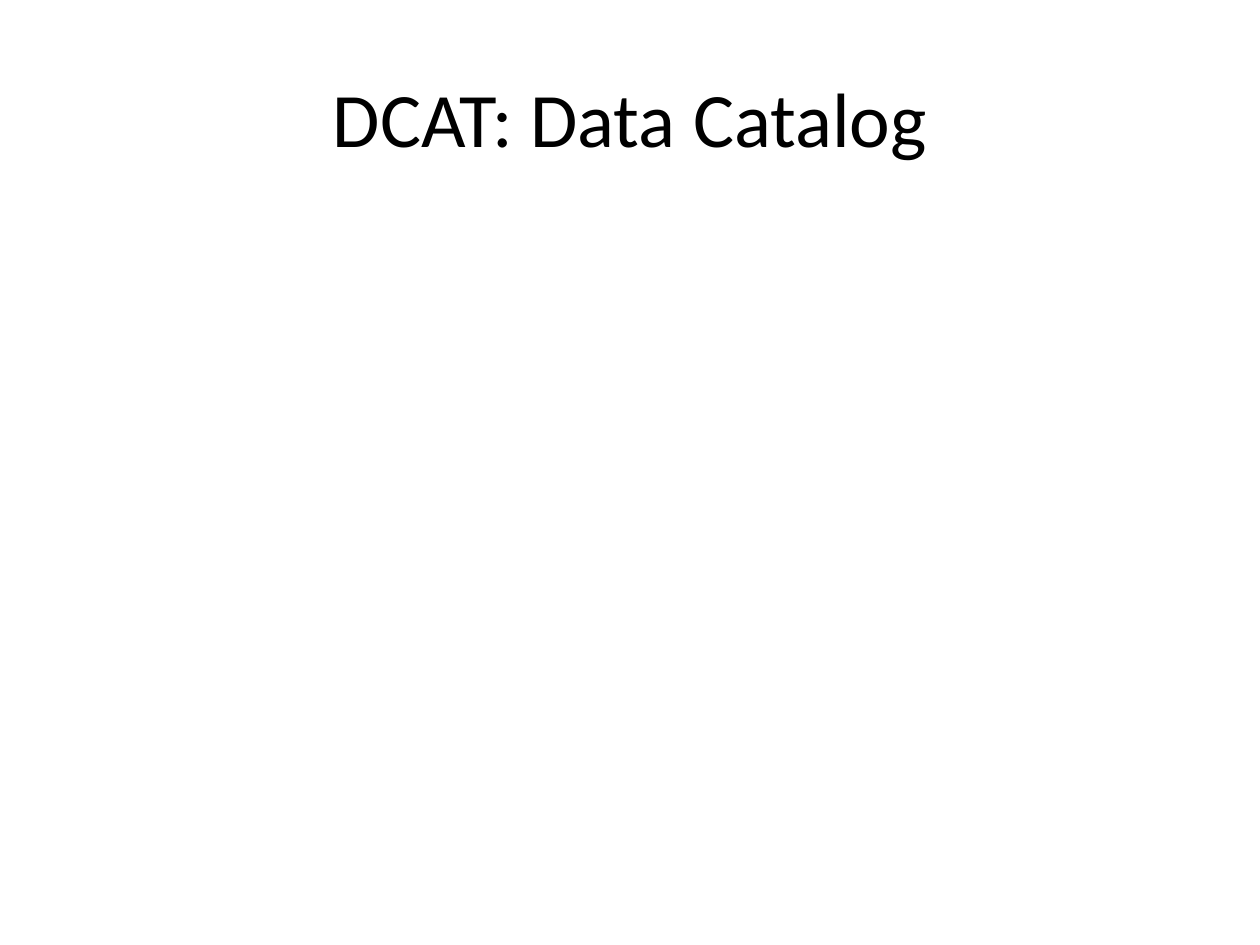
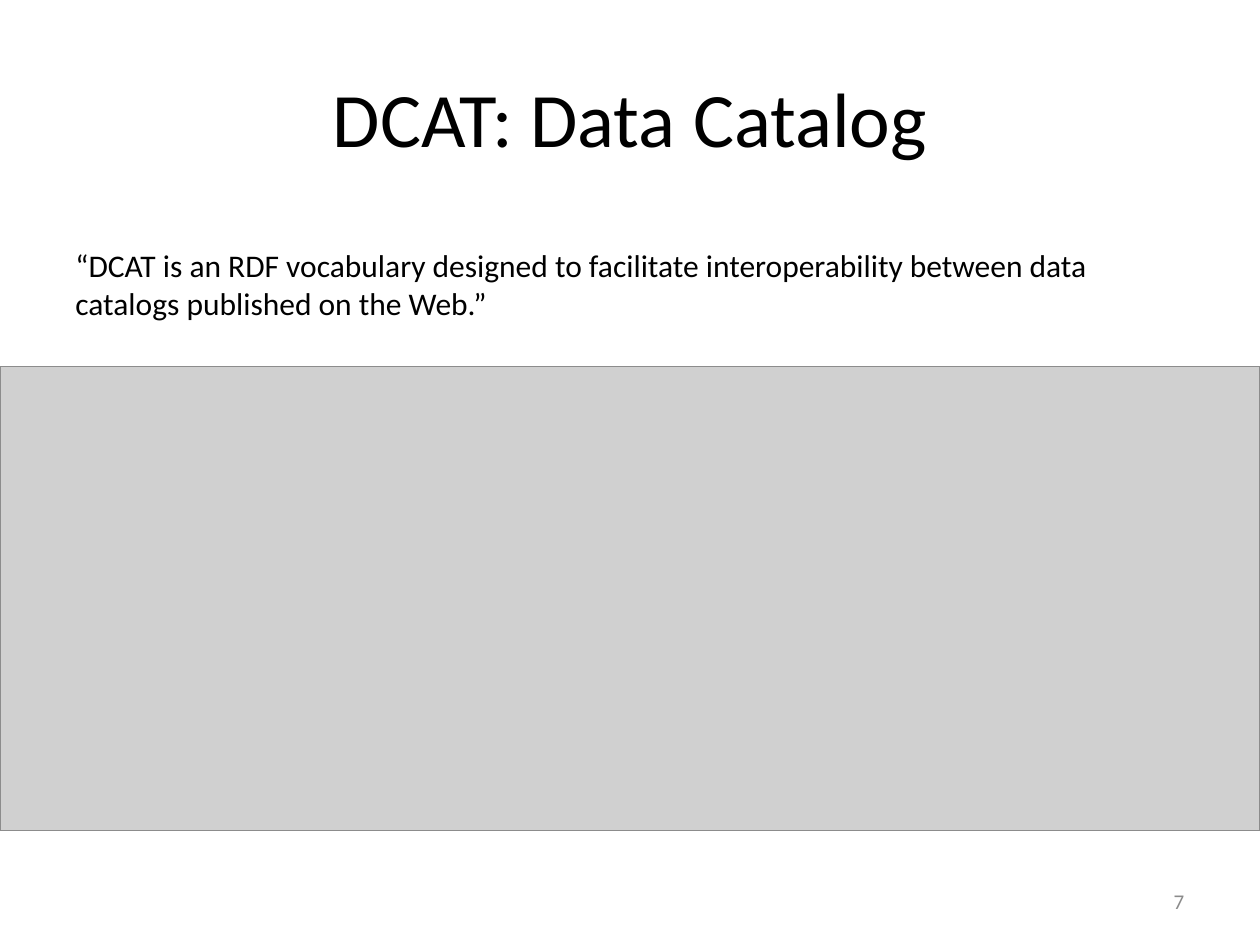
Before and after one commit to roomthily/ELSeWeb, a slide deck: slide 7 of documents/presentations/2013/ELSEweb-EDAC-PROV.pptx (slide 4 before the commit). Drawn at 1260x945 pixels with LibreOffice and Linux fonts; fonts in the diff are those of the drawing; grey boxes stand for pictures. Boxes give left, top, right and bottom in pixels: in the first picture for what was removed or moved away, otherwise in the second. Text is boxed around its words. In the diff, an @@ line names an element or a change of style, - is before the commit and + after.

```diff
--- a/documents/presentations/2013/ELSEweb-EDAC-PROV.pptx
+++ b/documents/presentations/2013/ELSEweb-EDAC-PROV.pptx
@@ text added at (75,254,1087,321), 18 pt, text #000000 @@
+“DCAT is an RDF vocabulary designed to facilitate interoperability between data catalogs published on the Web.”
@@ picture added at (0,367,1260,830) @@
@@ page number added at (1174,895,1185,909), 12 pt, text #8C8C8C @@
+7
```
Also in this commit, not shown: 5 other slides changed, 14 slides added, 1 slide removed, 7 other files.
